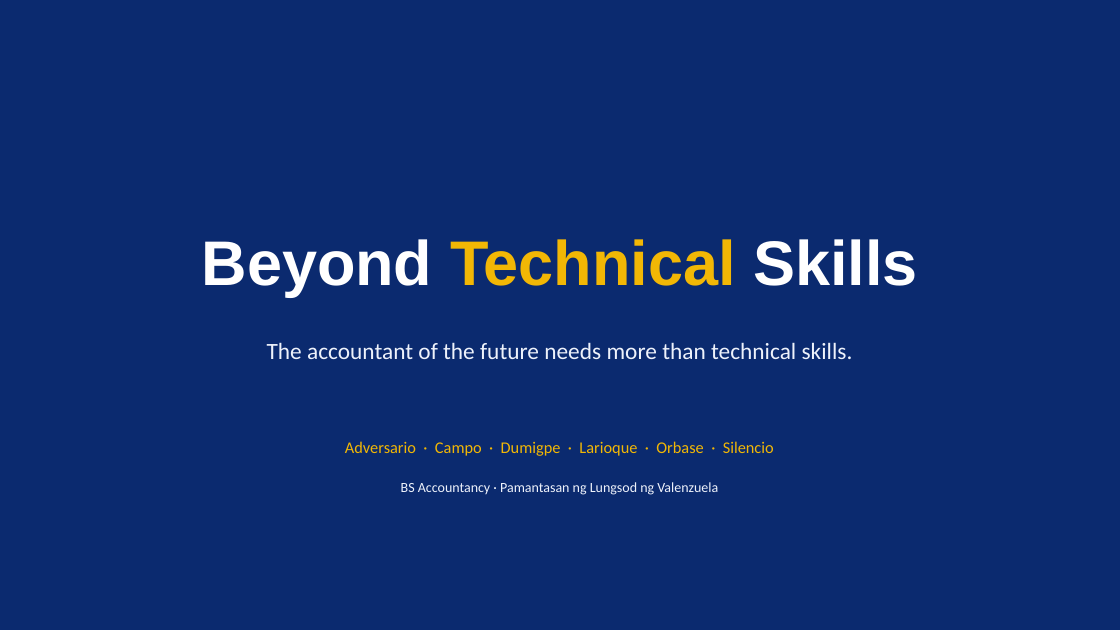
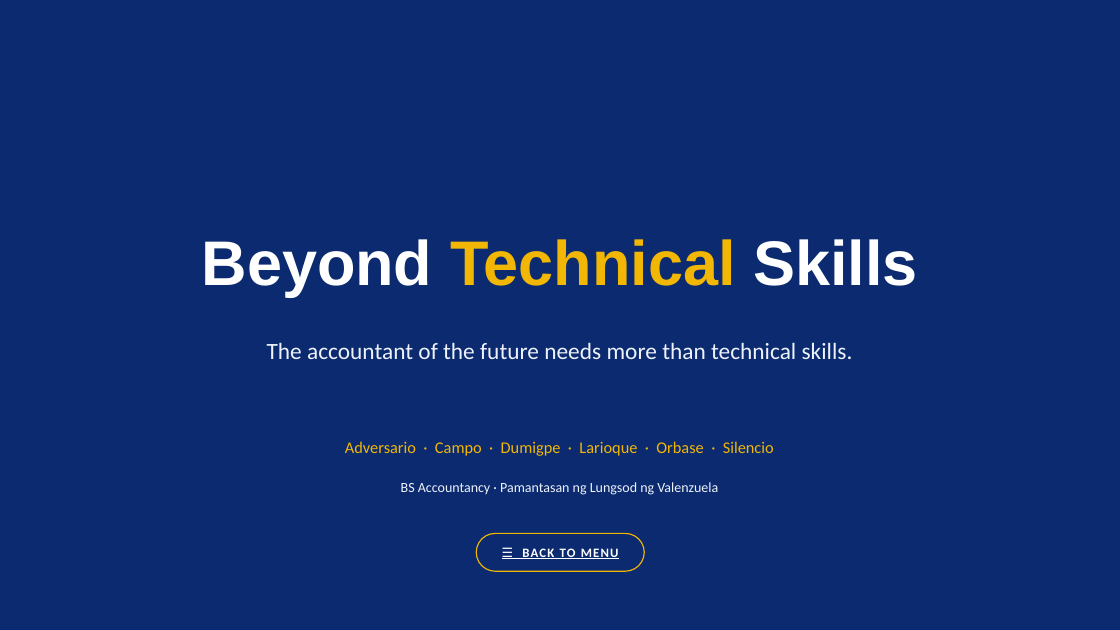
Before and after one commit to Woopi07/Entrypoint_Teaser, a slide deck: slide 21 of out/beyond_technical_skills.pptx (slide 19 before the commit). Drawn at 1120x630 pixels with LibreOffice and Linux fonts; fonts in the diff are those of the drawing. Boxes give left, top, right and bottom in pixels: in the first picture for what was removed or moved away, otherwise in the second. Text is boxed around its words. In the diff, an @@ line names an element or a change of style, - is before the commit and + after.

```diff
--- a/out/beyond_technical_skills.pptx
+++ b/out/beyond_technical_skills.pptx
@@ rounded rectangle added at [476, 534, 644, 571], fill #0B2A6F, outline #F2B705 1 pt, 11 pt, text #FFFFFF, bold, underline @@
+☰ BACK TO MENU
```
Also in this commit, not shown: 18 other slides changed, 4 slides added, 2 other files.
